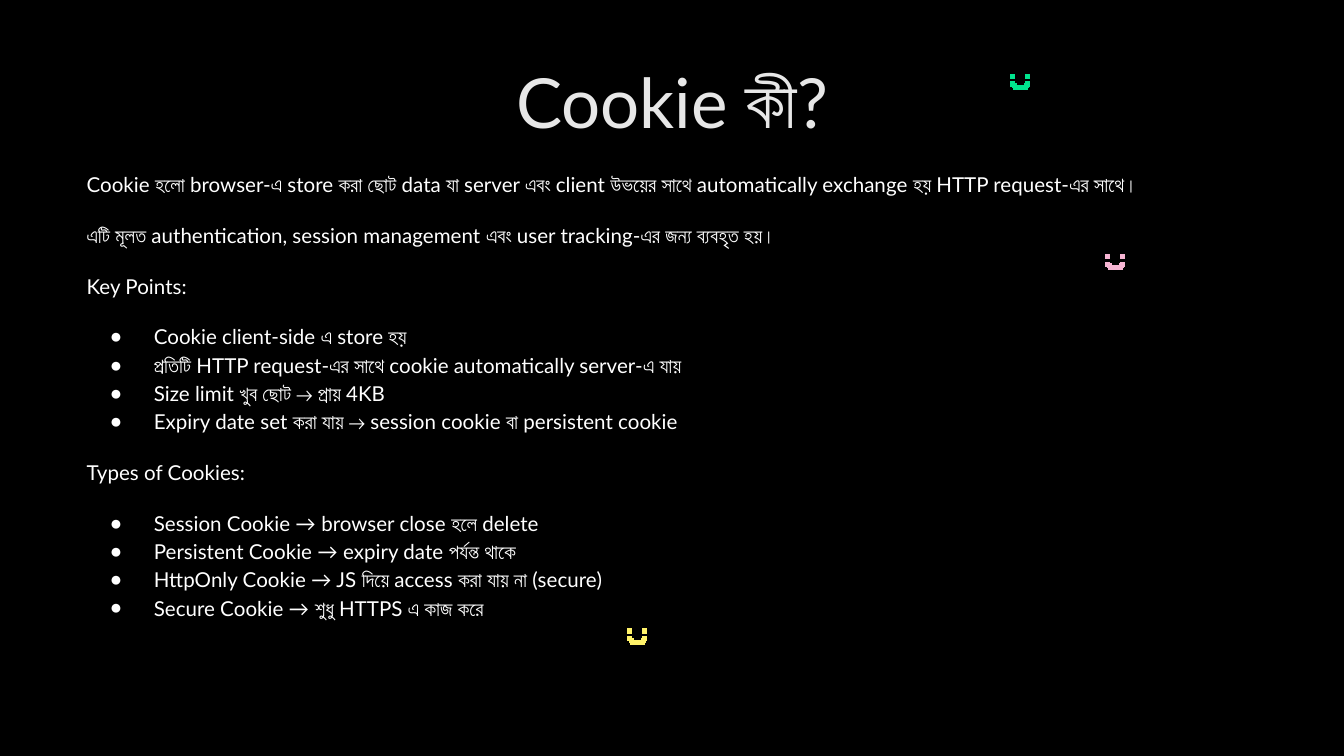
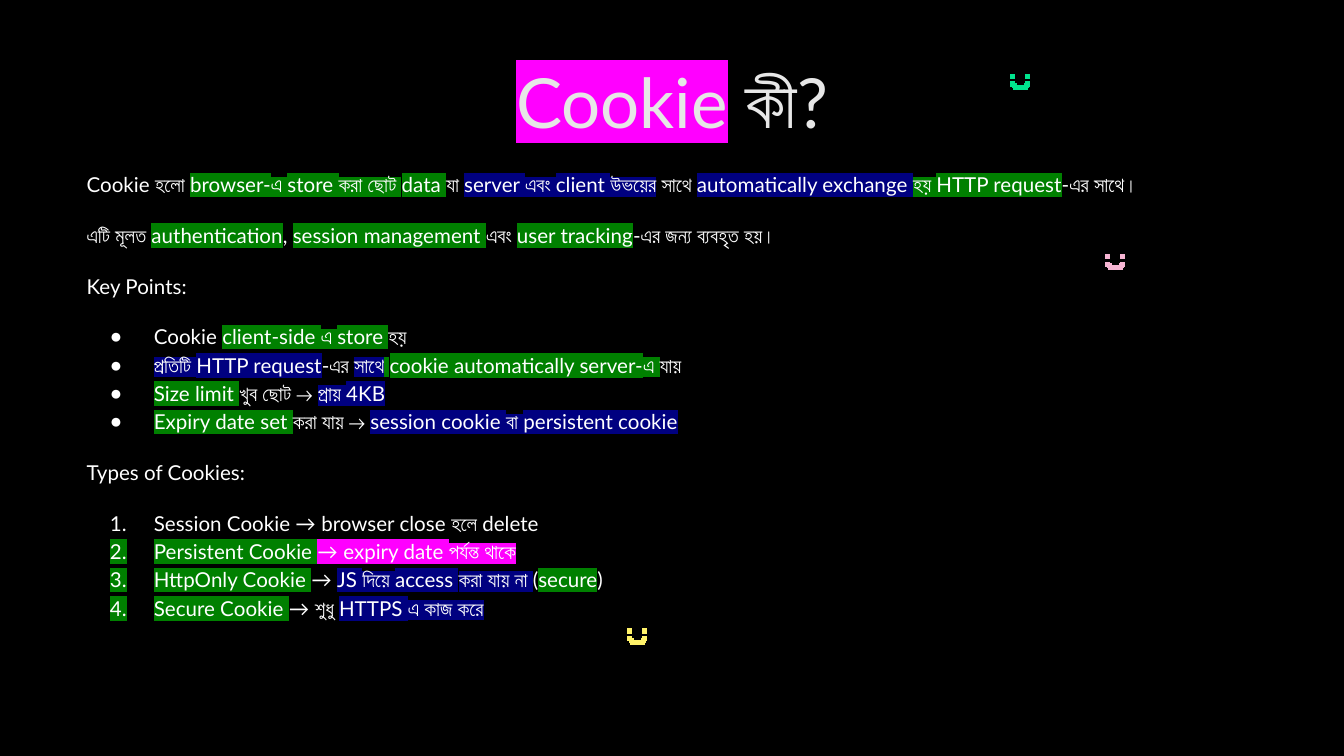
Before and after one commit to nabila-nuzhat/class-js, a slide deck: slide 59 of Interview Question JavaScript_HIGHLIGHTED.pptx. Drawn at 1344x756 pixels with LibreOffice and Linux fonts; fonts in the diff are those of the drawing. Boxes give left, top, right and bottom in pixels: in the first picture for what was removed or moved away, otherwise in the second. Text is boxed around its words. In the diff, an @@ line names an element or a change of style, - is before the commit and + after.

```diff
--- a/Interview Question JavaScript_HIGHLIGHTED.pptx
+++ b/Interview Question JavaScript_HIGHLIGHTED.pptx
@@ title "Cookie কী?" at (516,74,828,129): highlight none to #FF00FF in "Cookie" @@
@@ text at (87,175,1138,623): highlight none to #008000 in "browser-এ store করা ছোট data হয় HTTP ...", "authentication, session management user tracking-এর", "client-side এ store", "cookie automatically server-এ" and 5 more places; highlight none to #000080 in "server এবং client উভয়ের automatically exchange", "প্রতিটি HTTP request-এর সাথে", "প্রায় 4KB", "session cookie বা persistent cookie" and 2 more places; highlight none to #FF00FF in "→ expiry date পর্যন্ত থাকে"; bullet ● to 1. @@
```
Also in this commit, not shown: 18 other slides changed, 1 slide removed.
